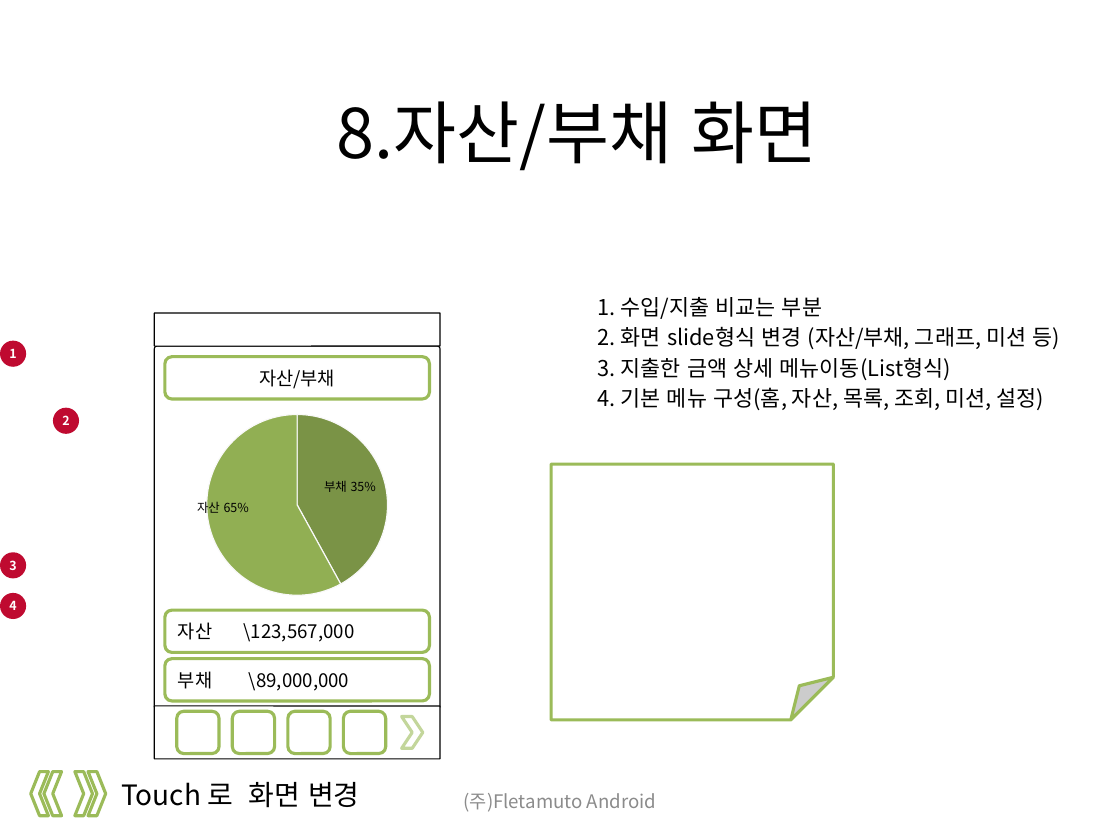
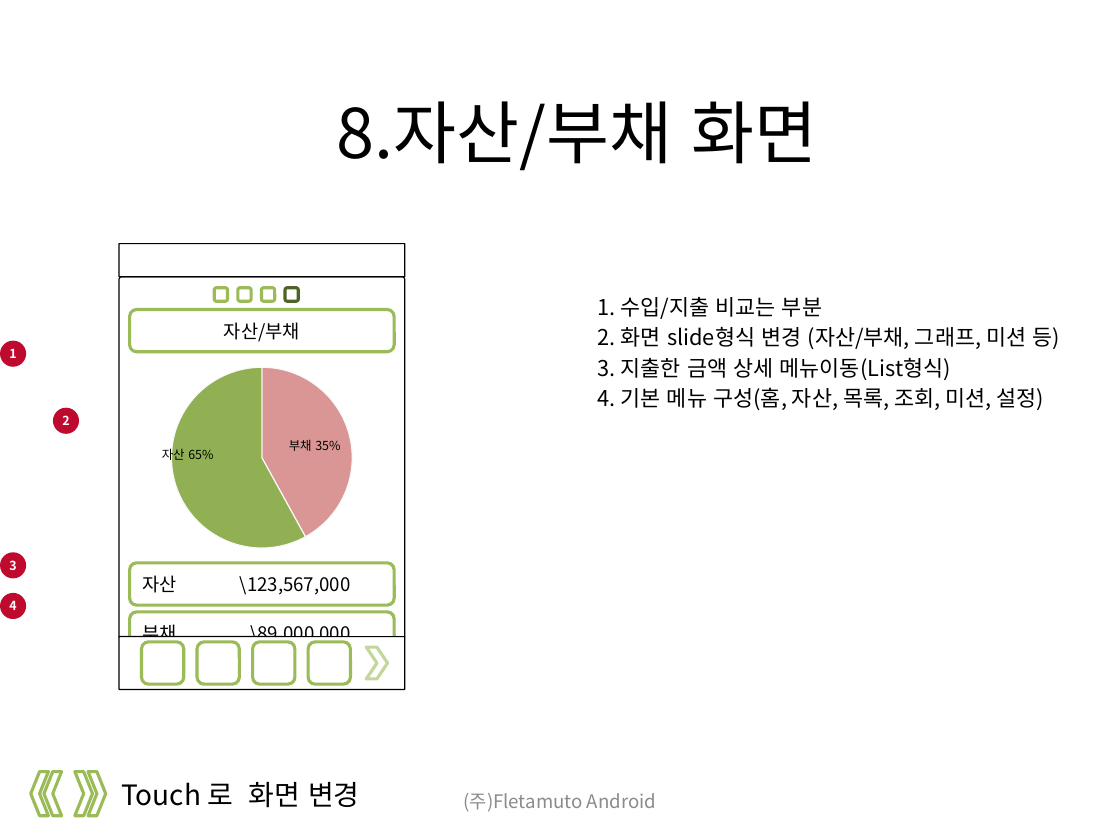
Before and after one commit to limjunghoon/fmfinance, a slide deck: slide 14 of trunk/DOC/GUI/재테크를 위한 어플리케이션 GUI_100711.pptx (slide 11 before the commit). Drawn at 1120x840 pixels with LibreOffice and Linux fonts; fonts in the diff are those of the drawing; background and template pictures are left out. Boxes give left, top, right and bottom in pixels: in the first picture for what was removed or moved away, otherwise in the second. Text is boxed around its words. In the diff, an @@ line names an element or a change of style, - is before the commit and + after.

```diff
--- a/trunk/DOC/GUI/재테크를 위한 어플리케이션 GUI_100711.pptx
+++ b/trunk/DOC/GUI/재테크를 위한 어플리케이션 GUI_100711.pptx
@@ group added at [214, 288, 298, 301]: 4 rounded rectangles @@
@@ rounded rectangle "자산/부채": place and size @@
-rounded rectangle "자산/부채" at [165, 357, 429, 400]
+rounded rectangle "자산/부채" at [130, 309, 394, 352]
@@ 2 rounded rectangles, 1 pie chart: place and size @@
-2 rounded rectangles, 1 pie chart at [155, 399, 440, 701]
+2 rounded rectangles, 1 pie chart at [119, 352, 404, 654]
@@ pie chart at [119, 352, 404, 563] @@
@@ colours of single points changed @@
@@ text "자산 65%": place and size @@
-text "자산 65%" at [197, 499, 249, 516]
+text "자산 65%" at [162, 446, 213, 463]
@@ text "부채 35%": place and size @@
-text "부채 35%" at [324, 481, 376, 492]
+text "부채 35%" at [289, 439, 340, 451]
@@ folded corner removed at [551, 464, 833, 719] @@
@@ rounded rectangle: place and size @@
-rounded rectangle at [344, 711, 386, 754]
+rounded rectangle at [141, 642, 184, 684]
@@ 3 rounded rectangles: place and size @@
-3 rounded rectangles at [177, 711, 330, 754]
+3 rounded rectangles at [197, 642, 351, 684]
@@ 3 rounded rectangles, 1 chevron: place and size @@
-3 rounded rectangles, 1 chevron at [155, 312, 440, 758]
+3 rounded rectangles, 1 chevron at [119, 244, 404, 689]
```
Also in this commit, not shown: 8 other slides changed, 4 slides added.
